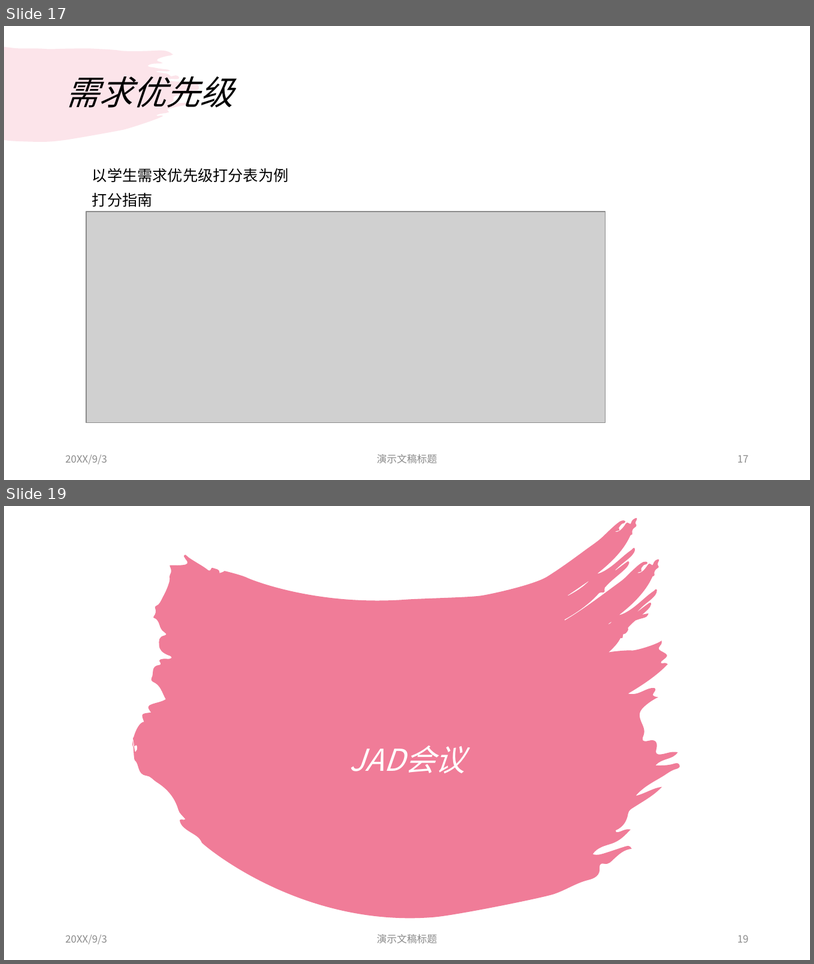
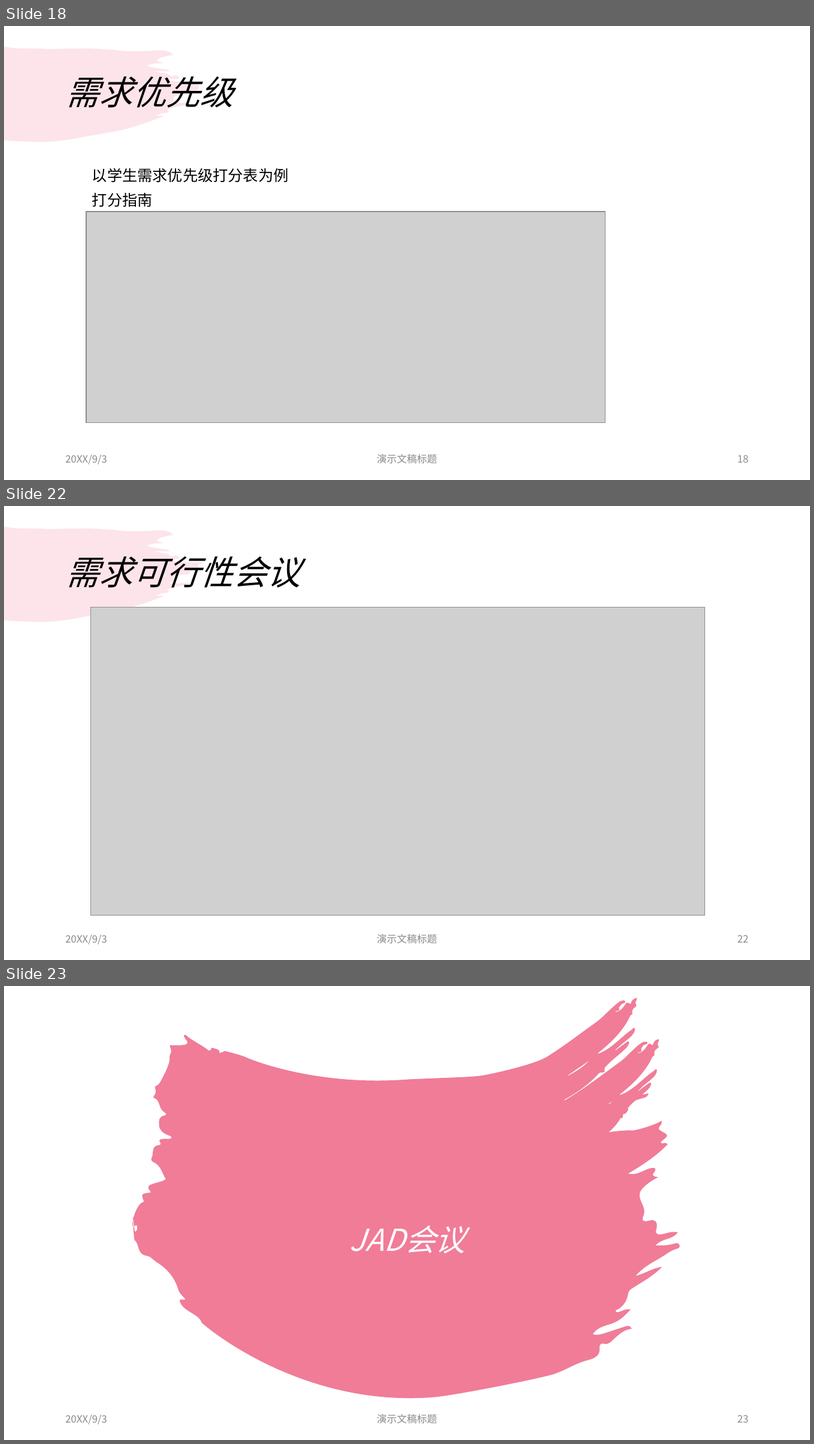
Before and after one commit to dreamtrueqaq/SRA2022-G12, a slide deck: 受控文档/需求分析/SRSppt/SRA2022-G12-srsppt0.0.1.pptx. Shown one above the other, each under a label of ours: slides 17 and 19 before the commit, slides 18, 22 and 23 after it; the slides between them are not shown. The pictures are 814x964 and 814x1444 pixels, drawn with LibreOffice and Linux fonts; fonts in the diff are those of the drawing; grey boxes stand for pictures. Boxes give left, top, right and bottom in pixels: in the first picture for what was removed or moved away, otherwise in the second. Text is boxed around its words. In the diff, an @@ line names an element or a change of style, - is before the commit and + after.

```diff
--- a/受控文档/需求分析/SRSppt/SRA2022-G12-srsppt0.0.1.pptx
+++ b/受控文档/需求分析/SRSppt/SRA2022-G12-srsppt0.0.1.pptx
@@ slide 22 added at (4, 506, 810, 960), background #FFFFFF; not listed: 1 template element that a slide beside it also shows @@
@@ title added at (65, 556, 300, 588), 40 pt, text #000000, italic @@
+需求可行性会议
@@ picture added at (90, 607, 705, 915) @@
@@ text added at (65, 934, 107, 944), 12 pt, text #8C8C8C @@
+20XX/9/3
@@ text added at (377, 934, 438, 943), 12 pt, text #8C8C8C @@
+演示文稿标题
@@ page number added at (738, 934, 749, 942), 12 pt, text #8C8C8C @@
+22
@@ what was slide 17 is now slide 18 @@
@@ page number at (738, 454, 749, 462): text changed @@
-17
+18
@@ what was slide 19 is now slide 23 @@
@@ page number at (738, 1414, 749, 1422): text changed @@
-19
+23
```
Also in this commit, not shown: 2 slides changed, 5 other slides added, 2 other files.
